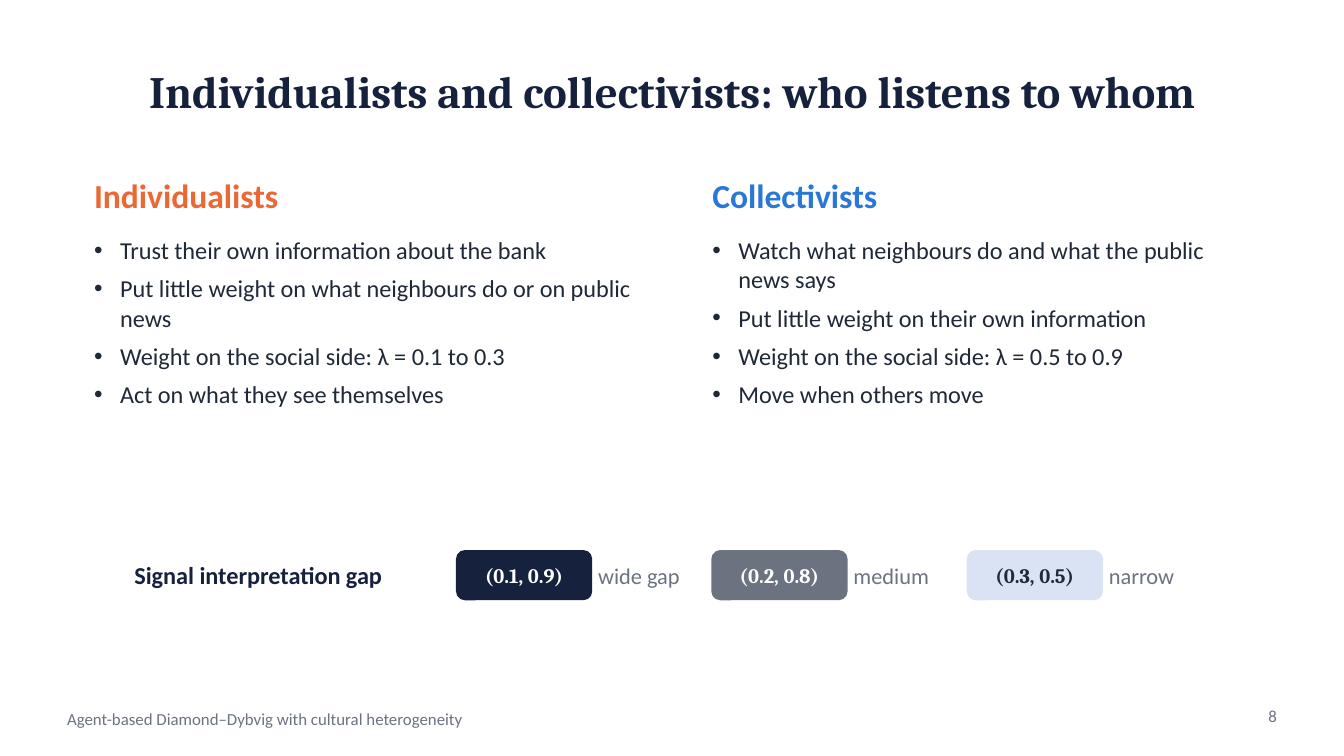
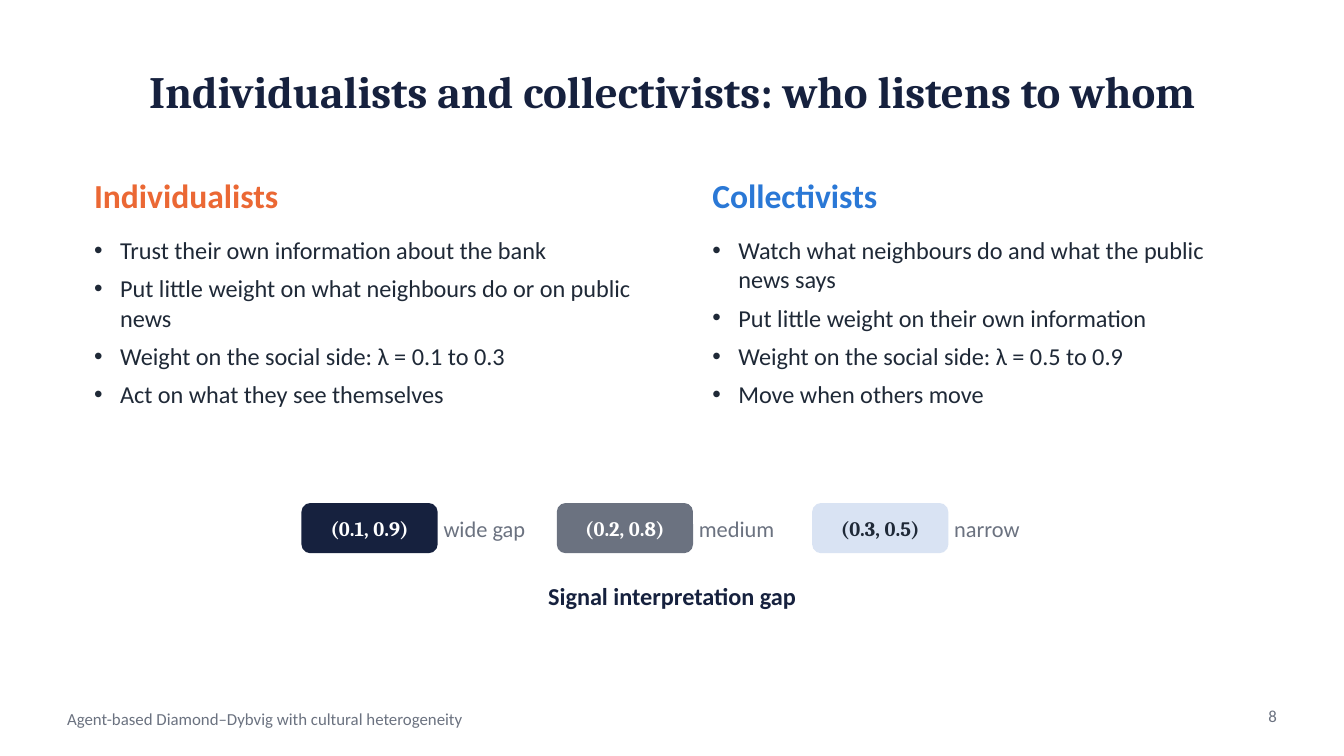
Before and after one commit to wlstover/BankRuns5, a slide deck: slide 8 of docs/deck_2026-10-26_seminar.pptx. Drawn at 1344x756 pixels with LibreOffice and Linux fonts; fonts in the diff are those of the drawing. Boxes give left, top, right and bottom in pixels: in the first picture for what was removed or moved away, otherwise in the second. Text is boxed around its words. In the diff, an @@ line names an element or a change of style, - is before the commit and + after.

```diff
--- a/docs/deck_2026-10-26_seminar.pptx
+++ b/docs/deck_2026-10-26_seminar.pptx
@@ 6 texts, 3 rounded rectangles: place and size @@
-6 texts, 3 rounded rectangles at bbox=[457, 551, 1174, 599]
+6 texts, 3 rounded rectangles at bbox=[302, 504, 1019, 552]
@@ text "Signal interpretation gap": place and size @@
-text "Signal interpretation gap" at bbox=[134, 567, 382, 588]
+text "Signal interpretation gap" at bbox=[548, 588, 796, 609]
@@ text "Signal interpretation gap" at bbox=[548, 588, 796, 609]: alignment left to centre @@
```
Also in this commit, not shown: 2 other files.
